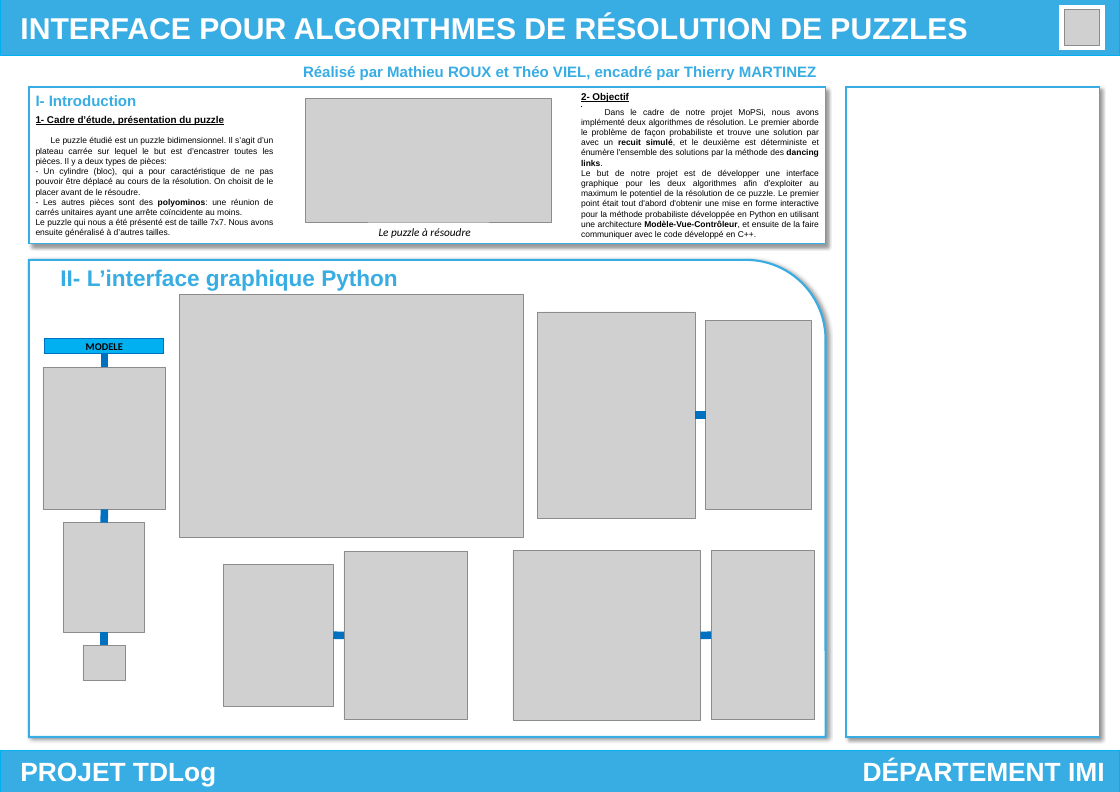
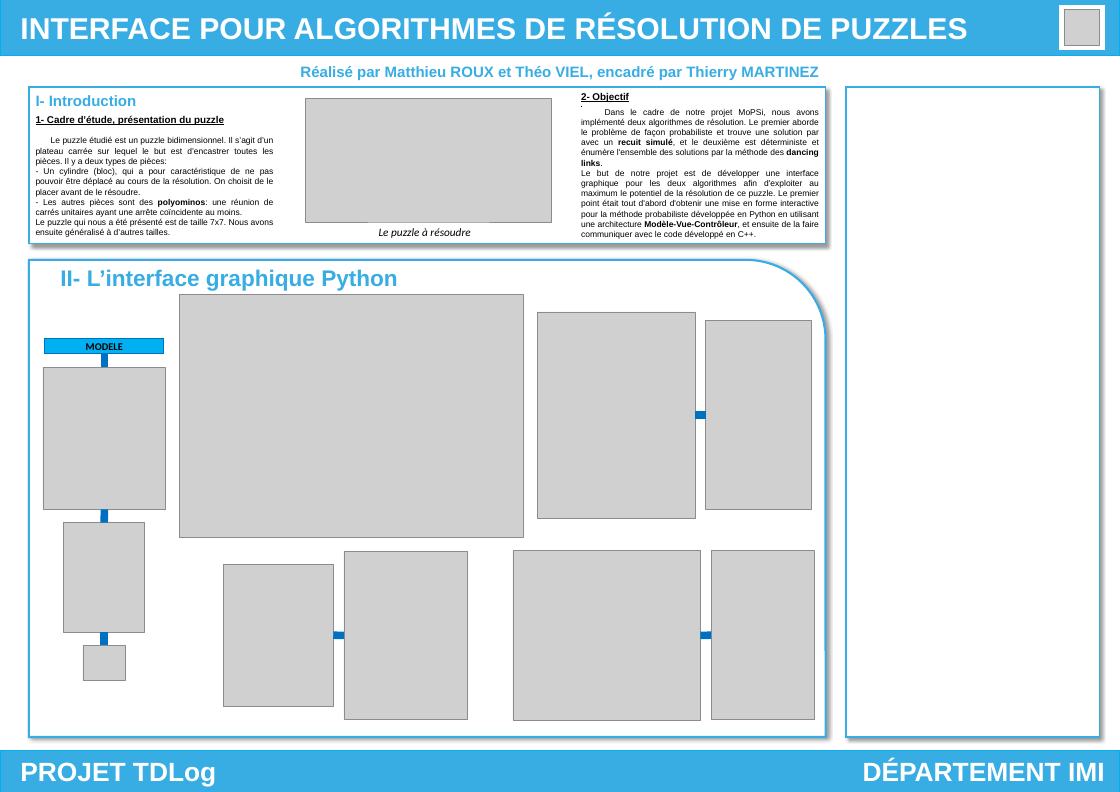
Before and after one commit to Pengzor/Projet_Mopsi, a slide deck: slide 1 of Poster_TdLOG.pptx. Drawn at 1120x792 pixels with LibreOffice and Linux fonts; fonts in the diff are those of the drawing; grey boxes stand for pictures. Boxes give left, top, right and bottom in pixels: in the first picture for what was removed or moved away, otherwise in the second. Text is boxed around its words. In the diff, an @@ line names an element or a change of style, - is before the commit and + after.

Commit message:
Correction de quelques commentaires

```diff
--- a/Poster_TdLOG.pptx
+++ b/Poster_TdLOG.pptx
@@ text at box(300, 66, 818, 80): text changed @@
-Réalisé par Mathieu ROUX et Théo VIEL, encadré par Thierry MARTINEZ
+Réalisé par Matthieu ROUX et Théo VIEL, encadré par Thierry MARTINEZ
```
